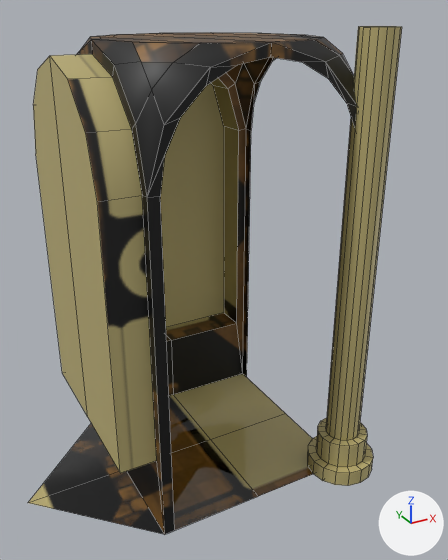
One commit to the FBX model Assets/Prefabs/Miles/V1/RightTurns/RightTurnV1.fbx: the scene before it, then after it.
The view is the same before and after, from a 50 mm camera at (-4.55, -2.99, 2.64) aimed at (-2.91, -0.02, 1.15). Every picture has the same lights, and +X, +Y and +Z are marked at lower right. The first picture is the older version. Mesh edges are drawn as thin lines. Vertices at exactly the same position are counted once.

Objects in the first picture: 'RightTurnV1'.
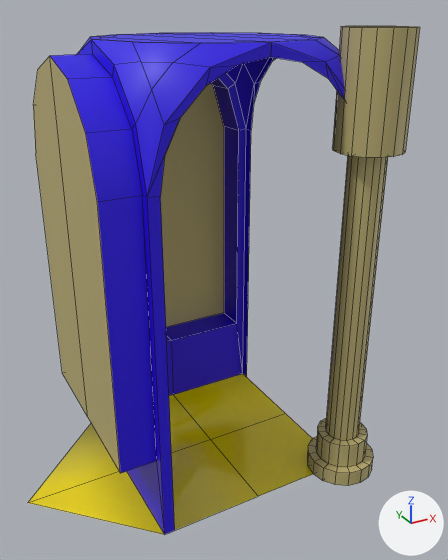
Changed parts and their boxes (x1, y1, x2, y2) in the pictures (448 x 560 px):
'RightTurnV1', surface changed, reshaped: before (28, 26, 402, 534); after (28, 26, 420, 534)
part 1 of me_plane_005, built on: before (326, 27, 402, 441); after (326, 26, 420, 441)

What changed in the scene script:
```text
Change mat_floor:
    remove mat_floor.texture = img_straightv1baked_png
    add mat_floor.base_color = (0.8, 0.649, 0.0)  # yellow #e7d300
Change mat_accent:
    remove mat_accent.texture = img_straightv1baked_png
    add mat_accent.base_color = (0.0212, 0.0, 0.8)  # blue #2800e7
Change me_plane_005:
    used by ob_rightturnv1; location = (-3.0, 0.0, 0.0)
    remove me_plane_005.from_pydata(...)  # 265 vertices, 239 faces; spans x -1.2..0.8, y -0.8..1.2, z 0.0..2.55
    add me_plane_005.from_pydata(...)  # 313 vertices, 287 faces; spans x -1.2..0.8, y -0.8..1.2, z 0.0..2.55
    me_plane_005 part 1
    16 faces are deleted
    16 vertices are added at x 0.42..0.78, y -0.78..-0.42, z 1.98
    16 new vertices lie (0.0, 0.0, 1.72) away from vertices in x 0.5..0.7, y -0.7..-0.5, z 0.26
    16 new vertices lie (0.0, 0.0, 0.57) away from vertices in x 0.42..0.78, y -0.78..-0.42, z 1.98
    64 new faces join them, mat_mainwall (yellow #bfb177)
```
